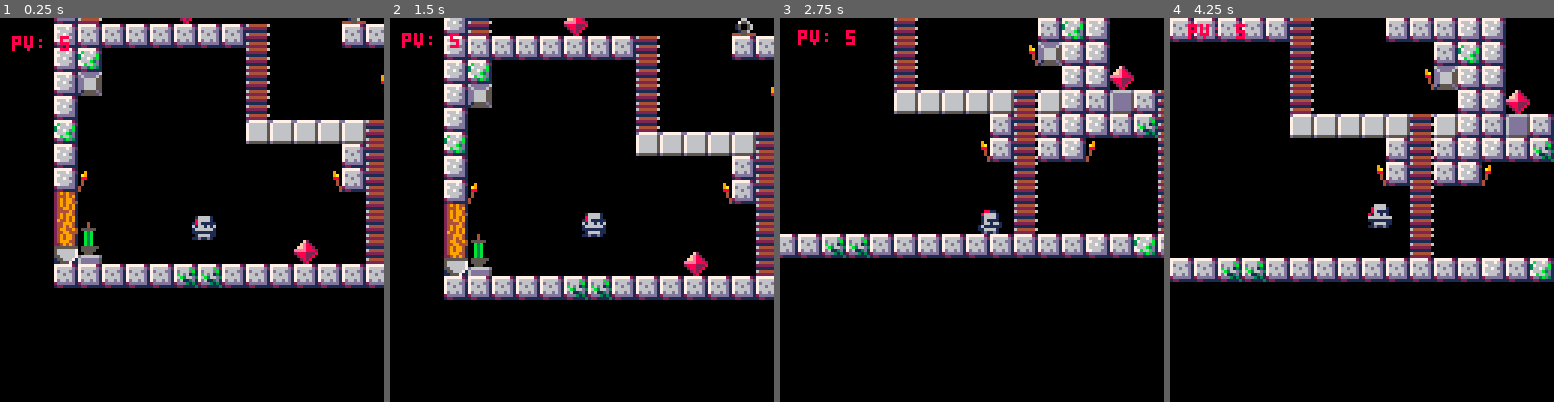
Above: before the commit, frames 1-4 (left to right).
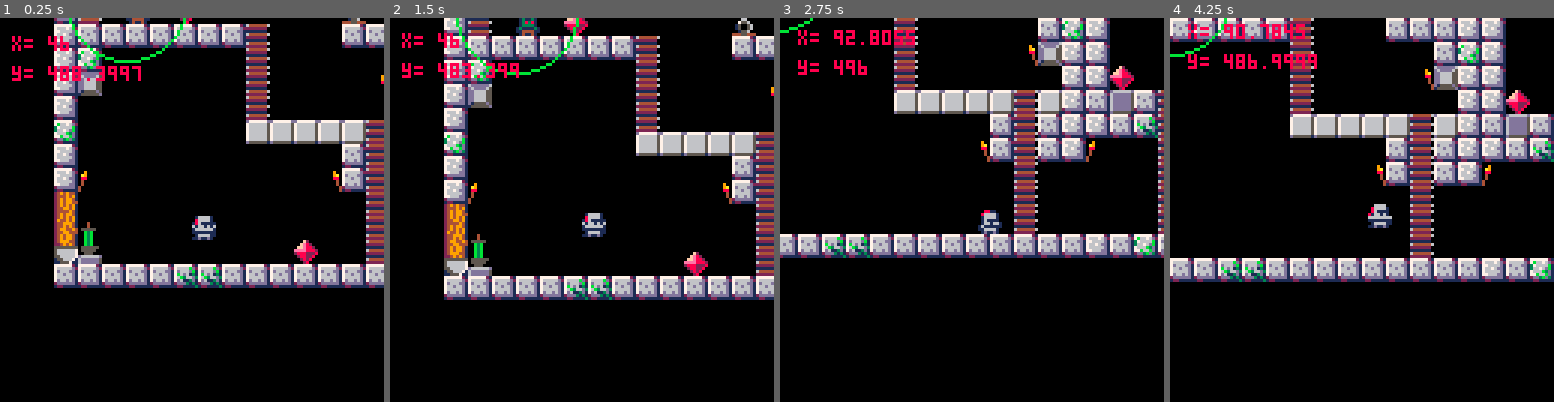
Above: after the commit, the same moments.

Repository: DMatthieu/Nibelheim-Ascension
Game: PICO-8 cartridge main.p8
Two runs of this game, one before a commit and one after it. Both use one fixed random seed, a clock stepped at 60 frames per second and the inputs below.
Inputs:
- Up to frame 1 (0.25 s): no input
- Up to frame 2 (1.5 s): tap X (X key) at 0.33, 1.07 s; tap O (Z key) at 0.7 s
- Up to frame 3 (2.75 s): hold Right 1.6-2.1 s; tap O (Z key) at 1.7, 2.1, 2.5 s; tap X (X key) at 1.85 s; hold Up 2.15-2.42 s; hold Right from 2.47 s (still down)
- Up to frame 4 (4.25 s): tap O (Z key) every 0.4 s from 2.9 to 4.1 s; tap X (X key) at 2.97, 4.08 s; release Right at 3.03 s; hold Left 3.08-3.58 s; hold Right from 4.02 s (still down)

The runs differ from the first frame. In frame 1, 1.1% of the frame differs, in the area x 3-49%, y 0-17%; in frame 2, 1.2%, in the area x 3-50%, y 0-16%; in frame 3, 0.8%; in frame 4, 1.1%.

Commit message:
bugfix: agro done on both x and y axis, not just x anymore...

Diff:
--- a/src/classes/game_map.lua
+++ b/src/classes/game_map.lua
@@ -5,7 +5,11 @@
   local instance = setmetatable({}, Game_map)
 
   instance.monsters = {
-    { m_type = Goblin:new(367, 496) }
+    { m_type = Goblin:new(367, 496) },
+    { m_type = Goblin:new(307, 496) },
+    { m_type = Goblin:new(24, 416) },
+    { m_type = Goblin:new(202, 376) },
+    { m_type = Goblin:new(203, 448) }
   }
   return instance
 end
--- a/src/classes/player.lua
+++ b/src/classes/player.lua
@@ -51,7 +51,7 @@
   --camera
   instance.cam_x = 0
 
-  instance.debug = false
+  instance.debug = true
 
   return instance
 end
@@ -255,7 +255,9 @@
 
   --draw life points
   for i = 1, self.pv do
-    print("pv: " .. self.pv, self.x - 60, self.y - 60, 8)
+    if not self.debug then
+      print("pv: " .. self.pv, self.x - 60, self.y - 60, 8)
+    end
   end
 
   --DEBUG player X and Y
--- a/src/lib/collisions.lua
+++ b/src/lib/collisions.lua
@@ -65,7 +65,7 @@
   local y2 = obj2.y
   local r2 = obj2.agro_radius
 
-  return (abs(x1 - x2) <= (r1 + r2))
+  return ((abs(x1 - x2) <= (r1 + r2)) and (abs(y1 - y2) <= (r1 + r2)))
 end
 
 function spr_object_collide_spr_object(obj1, obj2)
